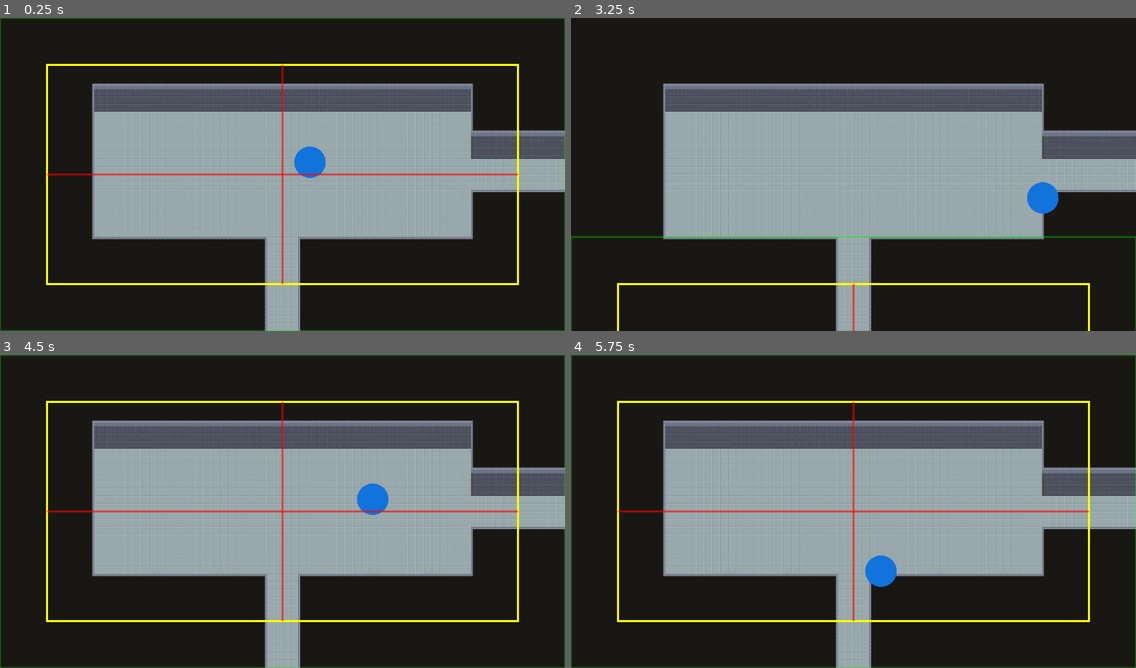
Above: before the commit, frames 1-4 (two rows, left to right).
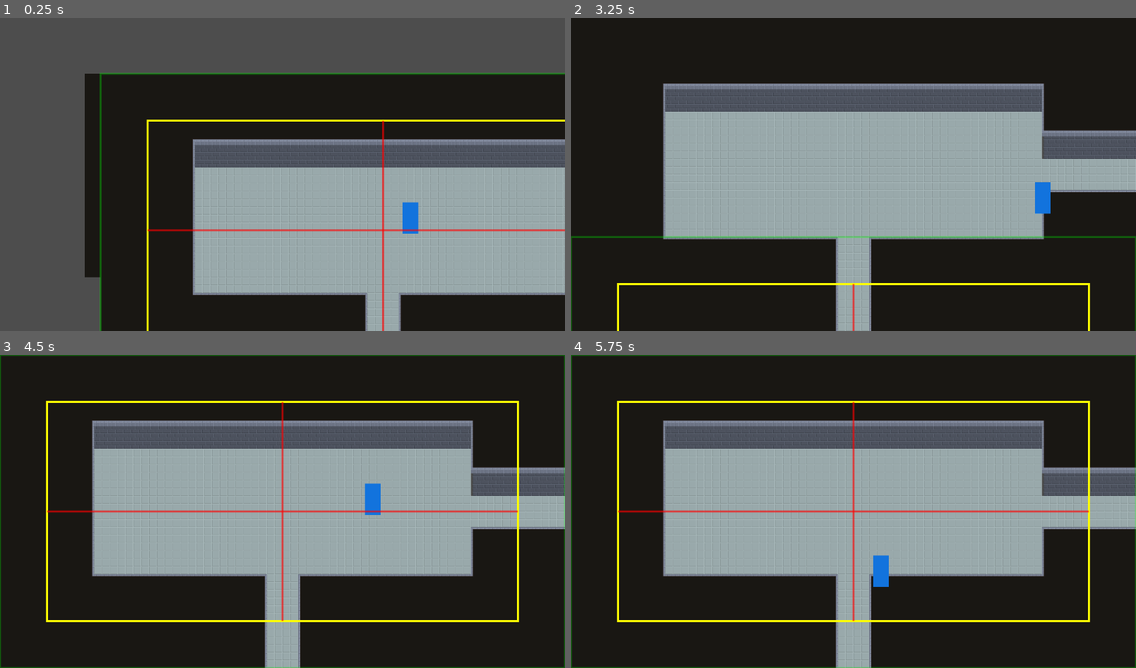
Above: after the commit, the same moments.

Repository: Supertolek/jeu-trop-koul
Game: Godot game, scene res://scenes/game.tscn
Two runs of this game, one before a commit and one after it. Both use one fixed random seed, a clock stepped at 60 frames per second and the inputs below.
Inputs (mouse positions are in pixels of both pictures, inside the frame that each line leads up to):
- Up to frame 1 (0.25 s): no input
- Up to frame 2 (3.25 s): move the mouse to (977, 158) at 0.52 s; hold Right (move_right) 0.53-1.28 s; move the mouse to (740, 190) at 1.27 s; hold Down (move_down) 1.28-2.03 s; move the mouse to (910, 105) at 2.02 s; hold Right (move_right) 2.03-2.78 s; move the mouse to (825, 237) at 2.77 s; hold Up (move_up) from 2.78 s (still down)
- Up to frame 3 (4.5 s): move the mouse to (452, 558) at 3.52 s; release Up (move_up) at 3.53 s; hold Left (move_left) from 3.53 s (still down); move the mouse to (113, 464) at 4.27 s
- Up to frame 4 (5.75 s): move the mouse to (881, 511) at 5.02 s; release Left (move_left) at 5.03 s; hold Down (move_down) from 5.03 s (still down)

The runs differ from the first frame. In frame 1, 72% of the frame differs, in the area x 0-100%, y 0-100%; in frame 2, 0.2%; in frame 3, 0.2%; in frame 4, 0.2%.

Commit message:
merging PR

Diff:
--- a/scenes/player.tscn
+++ b/scenes/player.tscn
@@ -1,16 +1,17 @@
 [gd_scene load_steps=4 format=3 uid="uid://d0wegsgalj7fw"]
 
 [ext_resource type="Script" uid="uid://d20ltlucj3eq4" path="res://scripts/player.gd" id="1_6uy16"]
-[ext_resource type="Texture2D" uid="uid://ssk5qq1c7ril" path="res://assets/placeholders/blue_circle.png" id="1_vq7w8"]
+[ext_resource type="Texture2D" uid="uid://b5fotoplifegi" path="res://assets/placeholders/blue_square.png" id="2_g2els"]
 
-[sub_resource type="CircleShape2D" id="CircleShape2D_tla5e"]
-radius = 32.0156
+[sub_resource type="RectangleShape2D" id="RectangleShape2D_qhqgy"]
+size = Vector2(32, 64)
 
 [node name="Player" type="CharacterBody2D"]
 script = ExtResource("1_6uy16")
 
-[node name="BlueCircle" type="Sprite2D" parent="."]
-texture = ExtResource("1_vq7w8")
+[node name="Sprite" type="Sprite2D" parent="."]
+scale = Vector2(0.5, 1)
+texture = ExtResource("2_g2els")
 
 [node name="CollisionShape2D" type="CollisionShape2D" parent="."]
-shape = SubResource("CircleShape2D_tla5e")
+shape = SubResource("RectangleShape2D_qhqgy")
--- a/scripts/@tool script/drawing_line.gd
+++ b/scripts/@tool script/drawing_line.gd
@@ -12,7 +12,6 @@
 @export var primary_lines: Color = Color(0, 0, 0)
 @export var secondary_lines: Color
 @export var middle_lines: Color
-@export var rooms_around: int = 2
 
 
 
--- a/scripts/room_camera.gd
+++ b/scripts/room_camera.gd
@@ -4,13 +4,14 @@
 @onready var screen_size: Vector2 = get_viewport_rect().size / zoom
 @export var player_node: CharacterBody2D
 @export var offset_size: int = 96
+@export var time_taken = 0.5
 
 func _ready() -> void:
 	set_screen_position()
 	#Wait until next frame
-	await  get_tree().process_frame
-	position_smoothing_enabled = true
-	position_smoothing_speed = 7.0
+	#await  get_tree().process_frame
+	#position_smoothing_enabled = true
+	#position_smoothing_speed = 7.0
 
 
 func _process(delta: float) -> void:
@@ -20,4 +21,6 @@
 	var player_pos = player_node.global_position - Vector2(offset_size, offset_size)
 	var x = floor(player_pos.x / (screen_size.x - 2*offset_size)) * (screen_size.x - 2*offset_size) + screen_size.x/2
 	var y = floor(player_pos.y / (screen_size.y - 2*offset_size)) * (screen_size.y - 2*offset_size) + screen_size.y/2
-	global_position = Vector2(x,y)
+	#global_position = Vector2(x,y)
+	var tween = get_tree().create_tween()
+	tween.tween_property(self,"global_position",Vector2(x,y),time_taken)
